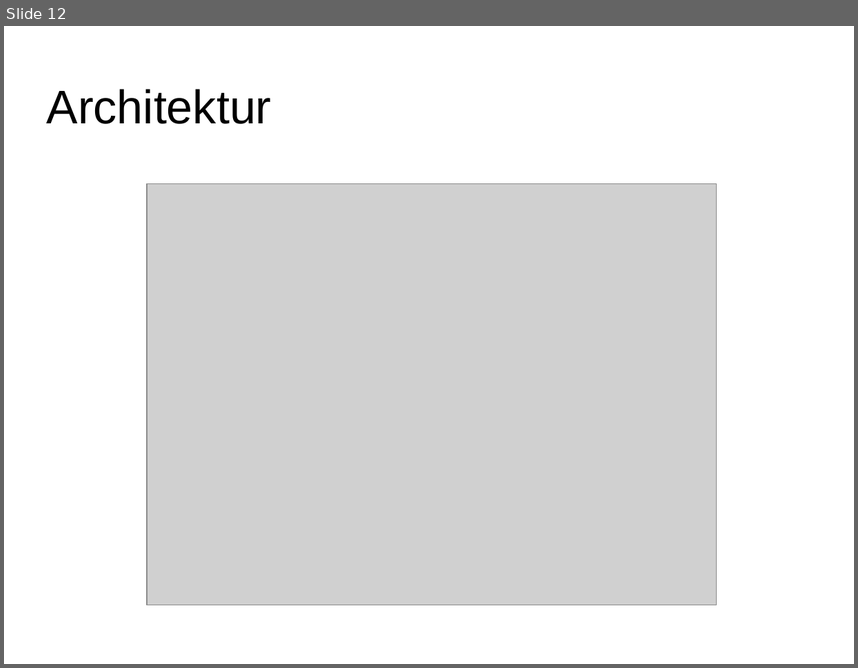
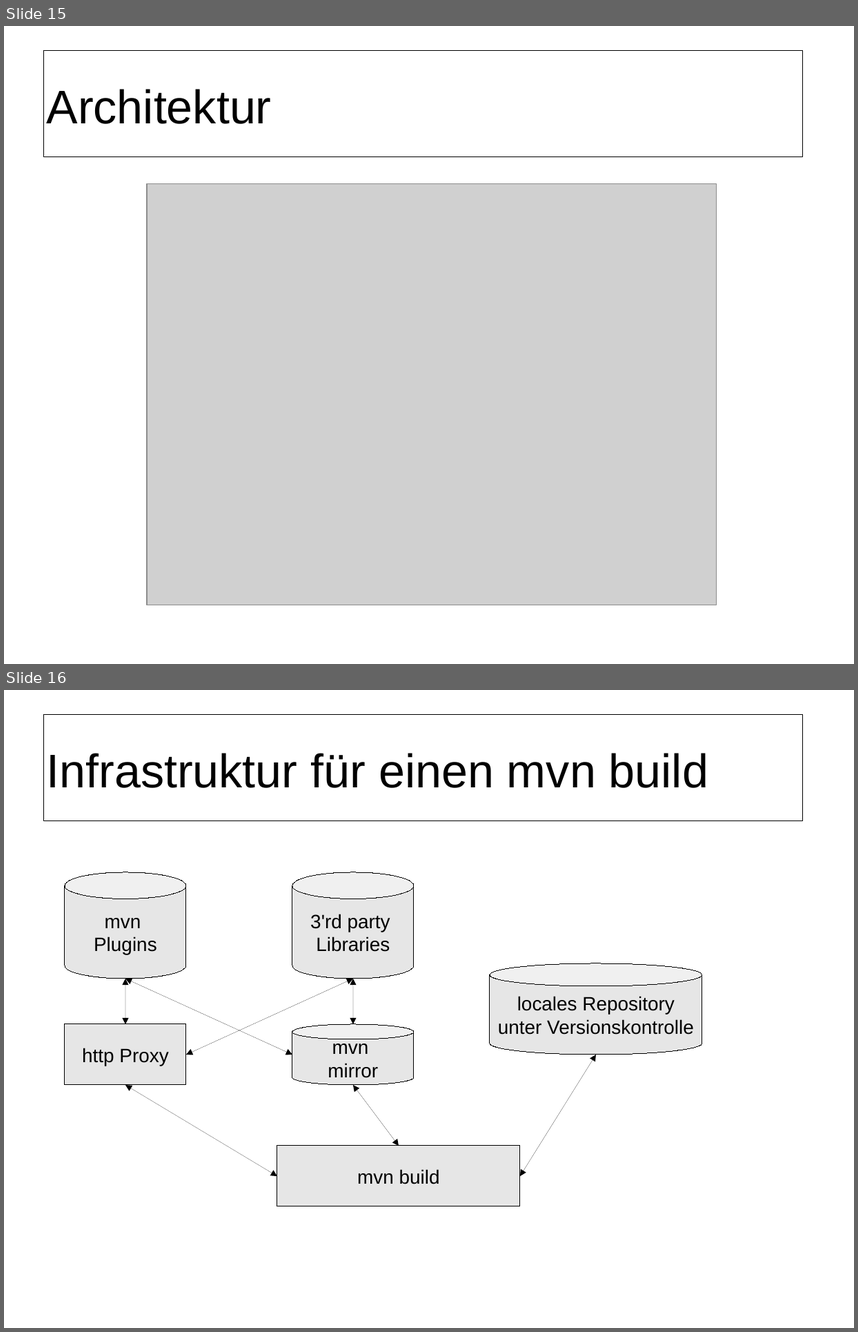
Before and after one commit to herrwieger/experttrainingbuildsystems, a slide deck: praesentationen/maven2.odp. Shown one above the other, each under a label of ours: slide 12 before the commit, slides 15 and 16 after it. The pictures are 858x668 and 858x1332 pixels, drawn with LibreOffice and Linux fonts; fonts in the diff are those of the drawing; grey boxes stand for pictures; background and template pictures are left out. Boxes give left, top, right and bottom in pixels: in the first picture for what was removed or moved away, otherwise in the second. Text is boxed around its words. In the diff, an @@ line names an element or a change of style, - is before the commit and + after.

```diff
--- a/praesentationen/maven2.odp
+++ b/praesentationen/maven2.odp
@@ slide 16 added at [4, 690, 854, 1328], background #FFFFFF; not listed: 1 template element that a slide beside it also shows @@
@@ title added at [47, 753, 708, 788], 44 pt, text #000000 @@
+Infrastruktur für einen mvn build
@@ cylinder added at [65, 872, 186, 978], fill #E6E6E6, outline #000000 0 pt, 18 pt, text #000000 @@
+mvn
+Plugins
@@ cylinder added at [292, 872, 414, 978], fill #E6E6E6, outline #000000 0 pt, 18 pt, text #000000 @@
+3'rd party
+Libraries
@@ double arrow added from (125, 978) to (126, 1024), #000000 0 pt @@
@@ double arrow added from (125, 978) to (292, 1054), #000000 0 pt @@
@@ double arrow added from (353, 978) to (186, 1054), #000000 0 pt @@
@@ double arrow added from (353, 978) to (353, 1024), #000000 0 pt @@
@@ cylinder added at [490, 963, 703, 1054], fill #E6E6E6, outline #000000 0 pt, 18 pt, text #000000 @@
+locales Repository
+unter Versionskontrolle
@@ rectangle added at [65, 1024, 186, 1085], fill #E6E6E6, outline #000000 0 pt, 18 pt, text #000000 @@
+http Proxy
@@ cylinder added at [292, 1024, 414, 1085], fill #E6E6E6, outline #000000 0 pt, 18 pt, text #000000 @@
+mvn
+mirror
@@ double arrow added from (597, 1054) to (520, 1176), #000000 0 pt @@
@@ double arrow added from (125, 1085) to (277, 1176), #000000 0 pt @@
@@ double arrow added from (353, 1085) to (399, 1146), #000000 0 pt @@
@@ rectangle added at [277, 1146, 520, 1207], fill #E6E6E6, outline #000000 0 pt, 18 pt, text #000000 @@
+mvn build
@@ what was slide 12 is now slide 15 @@
@@ slide 15 changed as well @@
@@ rectangle added at [43, 50, 802, 156], outline #000000 0.57 pt @@
```
Also in this commit, not shown: 12 other slides changed, 9 other slides added, 3 slides removed, 1 other file.
